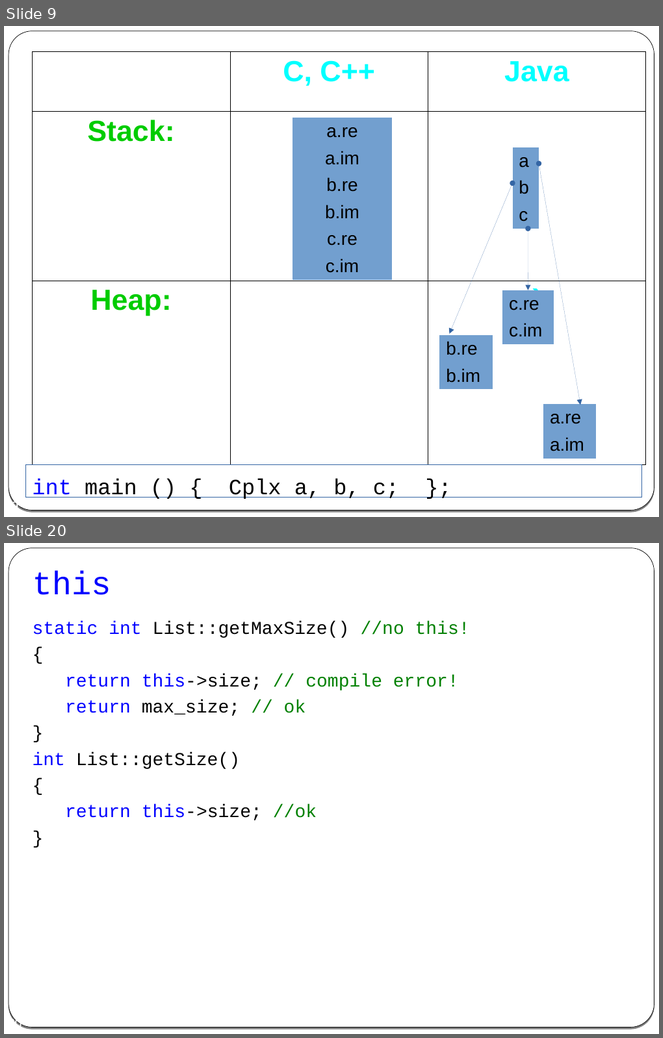
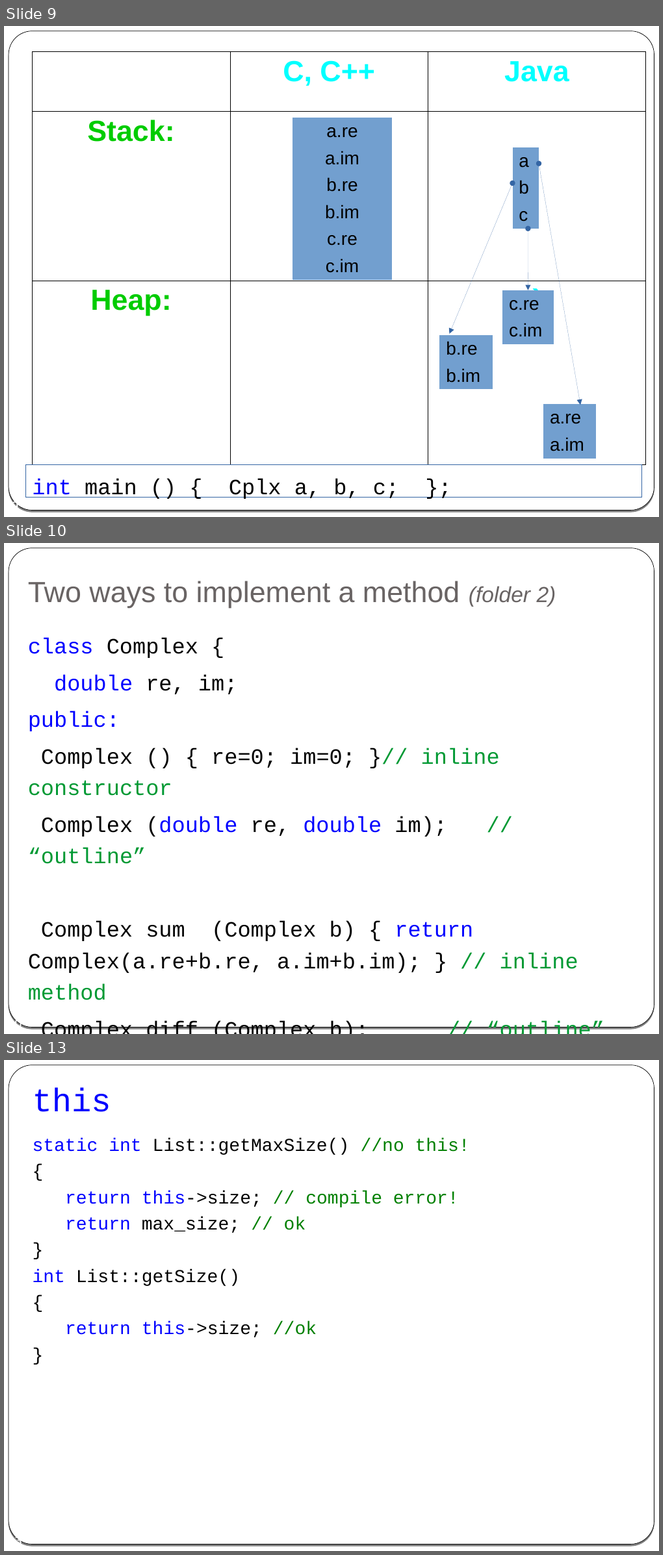
Before and after one commit to cpp-at-ariel/cpp-5778, a slide deck: week02-classes-constructors-destructors/slides.odp. Shown one above the other, each under a label of ours: slides 9 and 20 before the commit, slides 9, 10 and 13 after it; the slides between them are not shown. The pictures are 663x1038 and 663x1555 pixels, drawn with LibreOffice and Linux fonts; fonts in the diff are those of the drawing. Boxes give left, top, right and bottom in pixels: in the first picture for what was removed or moved away, otherwise in the second. Text is boxed around its words. In the diff, an @@ line names an element or a change of style, - is before the commit and + after.

```diff
--- a/week02-classes-constructors-destructors/slides.odp
+++ b/week02-classes-constructors-destructors/slides.odp
@@ slide 10 added at bbox=[4, 543, 659, 1034], background gradient #000000 to #FFFFFF; not listed: 2 template elements that a slide beside it also shows @@
@@ title added at bbox=[28, 581, 556, 608], 32 pt, text #696464 @@
+Two ways to implement a method (folder 2)
@@ text added at bbox=[28, 638, 579, 1001], 24 pt, text #000000 @@
+class Complex {
+double re, im;
+public:
+Complex () { re=0; im=0; }// inline constructor
+Complex (double re, double im); // “outline”
+Complex sum (Complex b) { return Complex(a.re+b.re, a.im+b.im); } // inline method
+Complex diff (Complex b); // “outline”
+};
@@ page number added at bbox=[8, 1018, 22, 1027], 14 pt, text #FFFFFF @@
+10
@@ what was slide 20 is now slide 13 @@
@@ page number at bbox=[8, 1535, 22, 1544]: text changed @@
-20
+13
```
Also in this commit, not shown: 12 slides changed, 6 other slides added, 9 slides removed, 23 other files.
